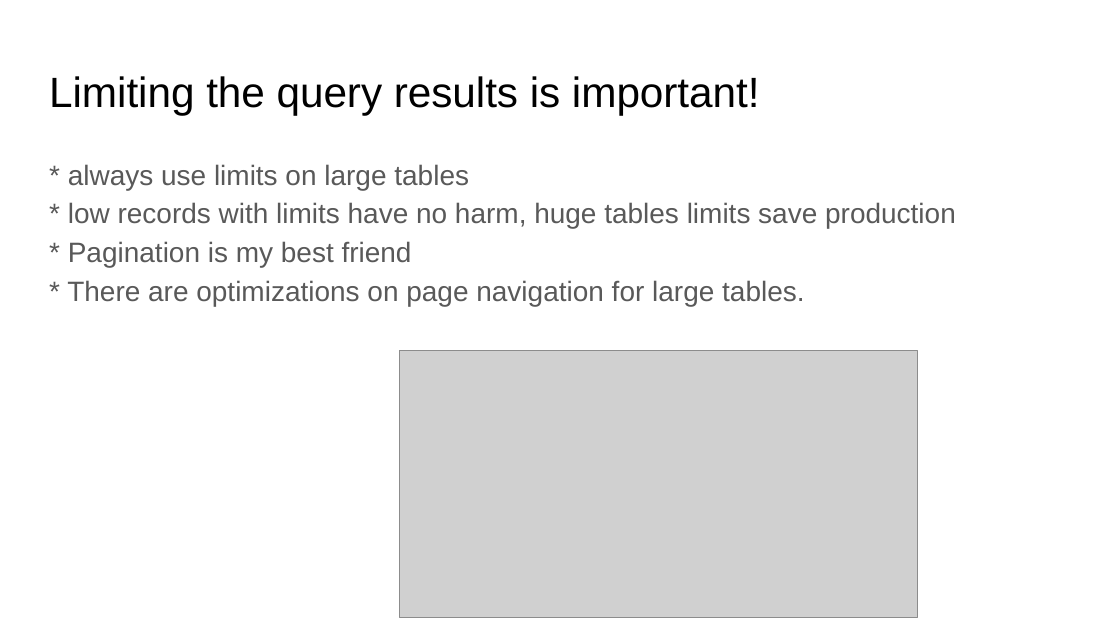
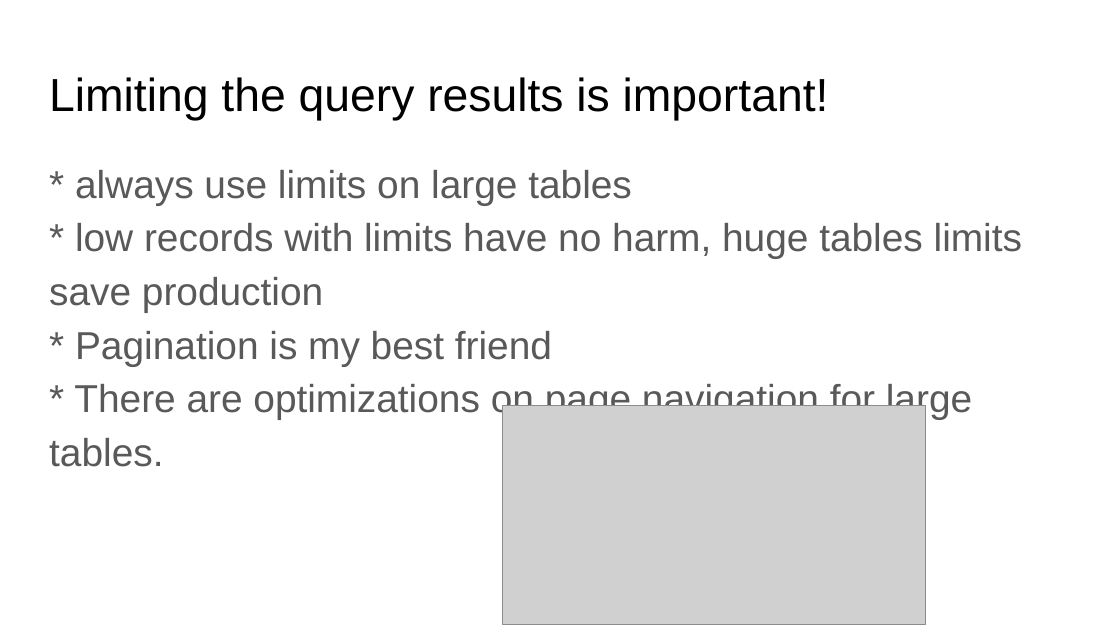
Before and after one commit to Neznajki/devclub-high-load-db, a slide deck: slide 29 of High Load System DB.pptx (slide 28 before the commit). Drawn at 1120x630 pixels with LibreOffice and Linux fonts; fonts in the diff are those of the drawing; grey boxes stand for pictures. Boxes give left, top, right and bottom in pixels: in the first picture for what was removed or moved away, otherwise in the second. Text is boxed around its words. In the diff, an @@ line names an element or a change of style, - is before the commit and + after.

```diff
--- a/High Load System DB.pptx
+++ b/High Load System DB.pptx
@@ text "Limiting the query results is ..." at [49, 77, 829, 121]: size 27.2 to 29.8 pt @@
@@ text "* always use limits on ..." at [49, 170, 1022, 467]: size 18 to 25 pt @@
@@ picture: place and size @@
-picture at [400, 351, 917, 618]
+picture at [503, 405, 926, 624]
```
Also in this commit, not shown: 22 other slides changed, 1 slide added.
